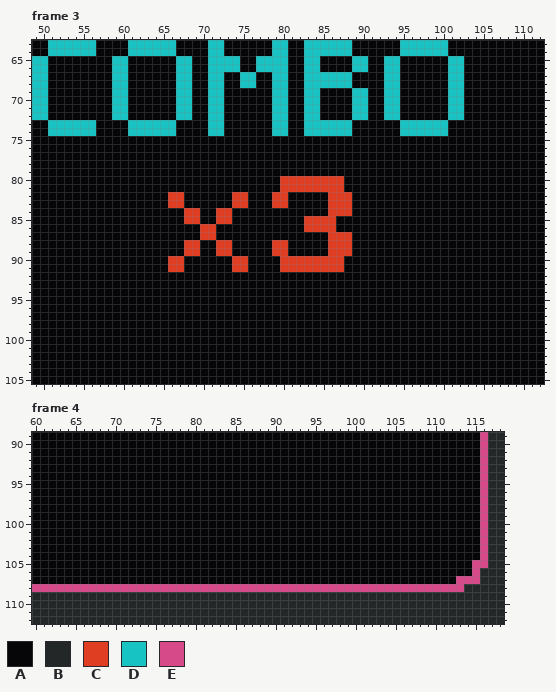
Two states of a pixel-art file, aseprite/machine_neon_verison.aseprite. Above: the version before the commit.
160x320 pixels, 19 frames. Colours within 5 levels of each other are drawn and written as one. Shown: frame 3: x 49..112, y 63..105; frame 4: x 60..118, y 89..112. The commit also changed other frames or places, which this record leaves out.
Visible layers, top first: "win animation", "combo overlay", "swap", "cheat", "backchip", "rollback", "lock", "multiplier", "symbols", "reel", "MACHINE".
Palette (. is transparent): A #060608  B #242727  C #df3e23  D #18c4c3  E #d64a89
Pixels before, frame 3 (only the part around the change), first column x 49:
 63 AADDDDDDAAAADDDDDDAAAADDAAAAAADDAADDDDDDAAAAAADDDDDDAAAAAAAAAAAA
 64 AADDDDDDAAAADDDDDDAAAADDAAAAAADDAADDDDDDAAAAAADDDDDDAAAAAAAAAAAA
 65 DDAAAAAAAADDAAAAAADDAADDDDAADDDDAADDAAAADDAADDAAAAAADDAAAAAAAAAA
 66 DDAAAAAAAADDAAAAAADDAADDDDAADDDDAADDAAAADDAADDAAAAAADDAAAAAAAAAA
 67 DDAAAAAAAADDAAAAAADDAADDAADDAADDAADDDDDDAAAADDAAAAAADDAAAAAAAAAA
 68 DDAAAAAAAADDAAAAAADDAADDAADDAADDAADDDDDDAAAADDAAAAAADDAAAAAAAAAA
 69 DDAAAAAAAADDAAAAAADDAADDAAAAAADDAADDAAAADDAADDAAAAAADDAAAAAAAAAA
 70 DDAAAAAAAADDAAAAAADDAADDAAAAAADDAADDAAAADDAADDAAAAAADDAAAAAAAAAA
 71 DDAAAAAAAADDAAAAAADDAADDAAAAAADDAADDAAAADDAADDAAAAAADDAAAAAAAAAA
 72 DDAAAAAAAADDAAAAAADDAADDAAAAAADDAADDAAAADDAADDAAAAAADDAAAAAAAAAA
 73 AADDDDDDAAAADDDDDDAAAADDAAAAAADDAADDDDDDAAAAAADDDDDDAAAAAAAAAAAA
 74 AADDDDDDAAAADDDDDDAAAADDAAAAAADDAADDDDDDAAAAAADDDDDDAAAAAAAAAAAA
 75 AAAAAAAAAAAAAAAAAAAAAAAAAAAAAAAAAAAAAAAAAAAAAAAAAAAAAAAAAAAAAAAA
 76 AAAAAAAAAAAAAAAAAAAAAAAAAAAAAAAAAAAAAAAAAAAAAAAAAAAAAAAAAAAAAAAA
 77 AAAAAAAAAAAAAAAAAAAAAAAAAAAAAAAAAAAAAAAAAAAAAAAAAAAAAAAAAAAAAAAA
 78 AAAAAAAAAAAAAAAAAAAAAAAAAAAAAAAAAAAAAAAAAAAAAAAAAAAAAAAAAAAAAAAA
 79 AAAAAAAAAAAAAAAAAAAAAAAAAAAAAAAAAAAAAAAAAAAAAAAAAAAAAAAAAAAAAAAA
 80 AAAAAAAAAAAAAAAAAAAAAAAAAAAAAAACCCCCCCCAAAAAAAAAAAAAAAAAAAAAAAAA
 81 AAAAAAAAAAAAAAAAAAAAAAAAAAAAAAACCCCCCCCAAAAAAAAAAAAAAAAAAAAAAAAA
 82 AAAAAAAAAAAAAAAAACCAAAAAACCAAACCAAAAACCCAAAAAAAAAAAAAAAAAAAAAAAA
 83 AAAAAAAAAAAAAAAAACCAAAAAACCAAACCAAAAACCCAAAAAAAAAAAAAAAAAAAAAAAA
 84 AAAAAAAAAAAAAAAAAAACCAACCAAAAAAAAAAAACCCAAAAAAAAAAAAAAAAAAAAAAAA
 85 AAAAAAAAAAAAAAAAAAACCAACCAAAAAAAAACCCCAAAAAAAAAAAAAAAAAAAAAAAAAA
 86 AAAAAAAAAAAAAAAAAAAAACCAAAAAAAAAAACCCCAAAAAAAAAAAAAAAAAAAAAAAAAA
 87 AAAAAAAAAAAAAAAAAAAAACCAAAAAAAAAAAAAACCCAAAAAAAAAAAAAAAAAAAAAAAA
 88 AAAAAAAAAAAAAAAAAAACCAACCAAAAACCAAAAACCCAAAAAAAAAAAAAAAAAAAAAAAA
 89 AAAAAAAAAAAAAAAAAAACCAACCAAAAACCAAAAACCCAAAAAAAAAAAAAAAAAAAAAAAA
 90 AAAAAAAAAAAAAAAAACCAAAAAACCAAAACCCCCCCCAAAAAAAAAAAAAAAAAAAAAAAAA
 91 AAAAAAAAAAAAAAAAACCAAAAAACCAAAACCCCCCCCAAAAAAAAAAAAAAAAAAAAAAAAA
 92 AAAAAAAAAAAAAAAAAAAAAAAAAAAAAAAAAAAAAAAAAAAAAAAAAAAAAAAAAAAAAAAA
 93 AAAAAAAAAAAAAAAAAAAAAAAAAAAAAAAAAAAAAAAAAAAAAAAAAAAAAAAAAAAAAAAA
 94 AAAAAAAAAAAAAAAAAAAAAAAAAAAAAAAAAAAAAAAAAAAAAAAAAAAAAAAAAAAAAAAA
 95 AAAAAAAAAAAAAAAAAAAAAAAAAAAAAAAAAAAAAAAAAAAAAAAAAAAAAAAAAAAAAAAA
 96 AAAAAAAAAAAAAAAAAAAAAAAAAAAAAAAAAAAAAAAAAAAAAAAAAAAAAAAAAAAAAAAA
 97 AAAAAAAAAAAAAAAAAAAAAAAAAAAAAAAAAAAAAAAAAAAAAAAAAAAAAAAAAAAAAAAA
 98 AAAAAAAAAAAAAAAAAAAAAAAAAAAAAAAAAAAAAAAAAAAAAAAAAAAAAAAAAAAAAAAA
 99 AAAAAAAAAAAAAAAAAAAAAAAAAAAAAAAAAAAAAAAAAAAAAAAAAAAAAAAAAAAAAAAA
100 AAAAAAAAAAAAAAAAAAAAAAAAAAAAAAAAAAAAAAAAAAAAAAAAAAAAAAAAAAAAAAAA
101 AAAAAAAAAAAAAAAAAAAAAAAAAAAAAAAAAAAAAAAAAAAAAAAAAAAAAAAAAAAAAAAA
102 AAAAAAAAAAAAAAAAAAAAAAAAAAAAAAAAAAAAAAAAAAAAAAAAAAAAAAAAAAAAAAAA
103 AAAAAAAAAAAAAAAAAAAAAAAAAAAAAAAAAAAAAAAAAAAAAAAAAAAAAAAAAAAAAAAA
104 AAAAAAAAAAAAAAAAAAAAAAAAAAAAAAAAAAAAAAAAAAAAAAAAAAAAAAAAAAAAAAAA
105 AAAAAAAAAAAAAAAAAAAAAAAAAAAAAAAAAAAAAAAAAAAAAAAAAAAAAAAAAAAAAAAA
Pixels before, frame 4, first column x 60:
 89 AAAAAAAAAAAAAAAAAAAAAAAAAAAAAAAAAAAAAAAAAAAAAAAAAAAAAAAAEBB
 90 AAAAAAAAAAAAAAAAAAAAAAAAAAAAAAAAAAAAAAAAAAAAAAAAAAAAAAAAEBB
 91 AAAAAAAAAAAAAAAAAAAAAAAAAAAAAAAAAAAAAAAAAAAAAAAAAAAAAAAAEBB
 92 AAAAAAAAAAAAAAAAAAAAAAAAAAAAAAAAAAAAAAAAAAAAAAAAAAAAAAAAEBB
 93 AAAAAAAAAAAAAAAAAAAAAAAAAAAAAAAAAAAAAAAAAAAAAAAAAAAAAAAAEBB
 94 AAAAAAAAAAAAAAAAAAAAAAAAAAAAAAAAAAAAAAAAAAAAAAAAAAAAAAAAEBB
 95 AAAAAAAAAAAAAAAAAAAAAAAAAAAAAAAAAAAAAAAAAAAAAAAAAAAAAAAAEBB
 96 AAAAAAAAAAAAAAAAAAAAAAAAAAAAAAAAAAAAAAAAAAAAAAAAAAAAAAAAEBB
 97 AAAAAAAAAAAAAAAAAAAAAAAAAAAAAAAAAAAAAAAAAAAAAAAAAAAAAAAAEBB
 98 AAAAAAAAAAAAAAAAAAAAAAAAAAAAAAAAAAAAAAAAAAAAAAAAAAAAAAAAEBB
 99 AAAAAAAAAAAAAAAAAAAAAAAAAAAAAAAAAAAAAAAAAAAAAAAAAAAAAAAAEBB
100 AAAAAAAAAAAAAAAAAAAAAAAAAAAAAAAAAAAAAAAAAAAAAAAAAAAAAAAAEBB
101 AAAAAAAAAAAAAAAAAAAAAAAAAAAAAAAAAAAAAAAAAAAAAAAAAAAAAAAAEBB
102 AAAAAAAAAAAAAAAAAAAAAAAAAAAAAAAAAAAAAAAAAAAAAAAAAAAAAAAAEBB
103 AAAAAAAAAAAAAAAAAAAAAAAAAAAAAAAAAAAAAAAAAAAAAAAAAAAAAAAAEBB
104 AAAAAAAAAAAAAAAAAAAAAAAAAAAAAAAAAAAAAAAAAAAAAAAAAAAAAAAAEBB
105 AAAAAAAAAAAAAAAAAAAAAAAAAAAAAAAAAAAAAAAAAAAAAAAAAAAAAAAEEBB
106 AAAAAAAAAAAAAAAAAAAAAAAAAAAAAAAAAAAAAAAAAAAAAAAAAAAAAAAEBBB
107 AAAAAAAAAAAAAAAAAAAAAAAAAAAAAAAAAAAAAAAAAAAAAAAAAAAAAEEEBBB
108 EEEEEEEEEEEEEEEEEEEEEEEEEEEEEEEEEEEEEEEEEEEEEEEEEEEEEEBBBBB
109 BBBBBBBBBBBBBBBBBBBBBBBBBBBBBBBBBBBBBBBBBBBBBBBBBBBBBBBBBBB
110 BBBBBBBBBBBBBBBBBBBBBBBBBBBBBBBBBBBBBBBBBBBBBBBBBBBBBBBBBBB
111 BBBBBBBBBBBBBBBBBBBBBBBBBBBBBBBBBBBBBBBBBBBBBBBBBBBBBBBBBBB
112 BBBBBBBBBBBBBBBBBBBBBBBBBBBBBBBBBBBBBBBBBBBBBBBBBBBBBBBBBBB
The result:
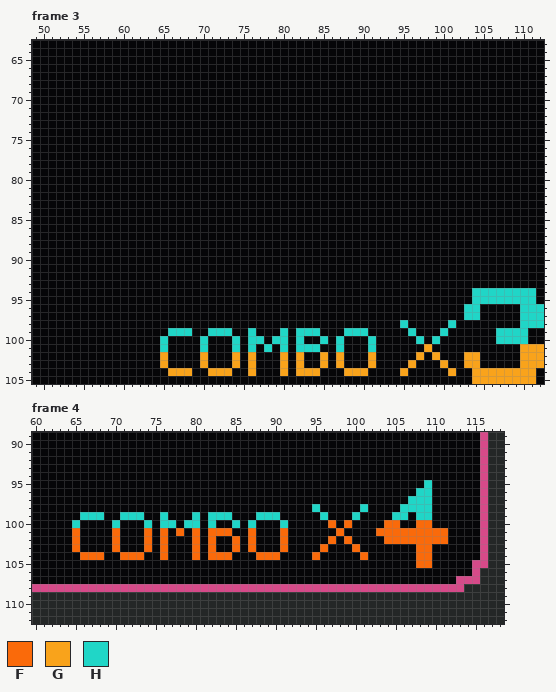
Colours new in this view: F #fa6a0a  G #f9a31b  H #20d6c7
The exact change:
Frame 3, layer "combo overlay":
y 63..64: x 51..56 DDDDDD -> AAAAAA; x 61..66 DDDDDD -> AAAAAA; x 71..72 DD -> AA; x 79..80 DD -> AA; x 83..88 DDDDDD -> AAAAAA; x 95..100 DDDDDD -> AAAAAA
y 65..66: x 49..50 DD -> AA; x 59..60 DD -> AA; x 67..68 DD -> AA; x 71..74 DDDD -> AAAA; x 77..80 DDDD -> AAAA; x 83..84 DD -> AA; x 89..90 DD -> AA; x 93..94 DD -> AA; x 101..102 DD -> AA
y 67..68: x 49..50 DD -> AA; x 59..60 DD -> AA; x 67..68 DD -> AA; x 71..72 DD -> AA; x 75..76 DD -> AA; x 79..80 DD -> AA; x 83..88 DDDDDD -> AAAAAA; x 93..94 DD -> AA; x 101..102 DD -> AA
y 69..72: x 49..50 DD -> AA; x 59..60 DD -> AA; x 67..68 DD -> AA; x 71..72 DD -> AA; x 79..80 DD -> AA; x 83..84 DD -> AA; x 89..90 DD -> AA; x 93..94 DD -> AA; x 101..102 DD -> AA
y 73..74: x 51..56 DDDDDD -> AAAAAA; x 61..66 DDDDDD -> AAAAAA; x 71..72 DD -> AA; x 79..80 DD -> AA; x 83..88 DDDDDD -> AAAAAA; x 95..100 DDDDDD -> AAAAAA
y 80..81: x 80..87 CCCCCCCC -> AAAAAAAA
y 82..83: x 66..67 CC -> AA; x 74..75 CC -> AA; x 79..80 CC -> AA; x 86..88 CCC -> AAA
y 84: x 68..69 CC -> AA; x 72..73 CC -> AA; x 86..88 CCC -> AAA
y 85: x 68..69 CC -> AA; x 72..73 CC -> AA; x 83..86 CCCC -> AAAA
y 86: x 70..71 CC -> AA; x 83..86 CCCC -> AAAA
y 87: x 70..71 CC -> AA; x 86..88 CCC -> AAA
y 88..89: x 68..69 CC -> AA; x 72..73 CC -> AA; x 79..80 CC -> AA; x 86..88 CCC -> AAA
y 90..91: x 66..67 CC -> AA; x 74..75 CC -> AA; x 80..87 CCCCCCCC -> AAAAAAAA
y 94..95: x 104..111 AAAAAAAA -> HHHHHHHH
y 96..97: x 103..104 AA -> HH; x 110..112 AAA -> HHH
y 98: x 95 A -> H; x 101 A -> H; x 110..112 AAA -> HHH
y 99: x 66..68 AAA -> HHH; x 71..73 AAA -> HHH; x 76 A -> H; x 80 A -> H; x 82..84 AAA -> HHH; x 88..90 AAA -> HHH; x 96 A -> H; x 100 A -> H; x 107..110 AAAA -> HHHH
y 100: x 65 A -> H; x 70 A -> H; x 74 A -> H; x 76..77 AA -> HH; x 79..80 AA -> HH; x 82 A -> H; x 85 A -> H; x 87 A -> H; x 91 A -> H; x 97 A -> H; x 99 A -> H; x 107..110 AAAA -> HHHH
y 101: x 65 A -> H; x 70 A -> H; x 74 A -> H; x 76 A -> H; x 78 A -> H; x 80 A -> H; x 82..84 AAA -> HHH; x 87 A -> H; x 91 A -> H; x 98 A -> G; x 110..112 AAA -> GGG
y 102: x 65 A -> G; x 70 A -> G; x 74 A -> G; x 76 A -> G; x 80 A -> G; x 82 A -> G; x 85 A -> G; x 87 A -> G; x 91 A -> G; x 97 A -> G; x 99 A -> G; x 103..104 AA -> GG; x 110..112 AAA -> GGG
y 103: x 65 A -> G; x 70 A -> G; x 74 A -> G; x 76 A -> G; x 80 A -> G; x 82 A -> G; x 85 A -> G; x 87 A -> G; x 91 A -> G; x 96 A -> G; x 100 A -> G; x 103..104 AA -> GG; x 110..112 AAA -> GGG
y 104: x 66..68 AAA -> GGG; x 71..73 AAA -> GGG; x 76 A -> G; x 80 A -> G; x 82..84 AAA -> GGG; x 88..90 AAA -> GGG; x 95 A -> G; x 101 A -> G; x 104..111 AAAAAAAA -> GGGGGGGG
y 105: x 104..111 AAAAAAAA -> GGGGGGGG
Frame 4, layer "combo overlay":
y 95: x 109 A -> H
y 96: x 108..109 AA -> HH
y 97: x 107..109 AAA -> HHH
y 98: x 95 A -> H; x 101 A -> H; x 106..109 AAAA -> HHHH
y 99: x 66..68 AAA -> HHH; x 71..73 AAA -> HHH; x 76 A -> H; x 80 A -> H; x 82..84 AAA -> HHH; x 88..90 AAA -> HHH; x 96 A -> H; x 100 A -> H; x 105..106 AA -> HH; x 108..109 AA -> HH
y 100: x 65 A -> H; x 70 A -> H; x 74 A -> H; x 76..77 AA -> HH; x 79..80 AA -> HH; x 82 A -> H; x 85 A -> H; x 87 A -> H; x 91 A -> H; x 97 A -> F; x 99 A -> F; x 104..105 AA -> FF; x 108..109 AA -> FF
y 101: x 65 A -> F; x 70 A -> F; x 74 A -> F; x 76 A -> F; x 78 A -> F; x 80 A -> F; x 82..84 AAA -> FFF; x 87 A -> F; x 91 A -> F; x 98 A -> F; x 103..111 AAAAAAAAA -> FFFFFFFFF
y 102: x 65 A -> F; x 70 A -> F; x 74 A -> F; x 76 A -> F; x 80 A -> F; x 82 A -> F; x 85 A -> F; x 87 A -> F; x 91 A -> F; x 97 A -> F; x 99 A -> F; x 104..111 AAAAAAAA -> FFFFFFFF
y 103: x 65 A -> F; x 70 A -> F; x 74 A -> F; x 76 A -> F; x 80 A -> F; x 82 A -> F; x 85 A -> F; x 87 A -> F; x 91 A -> F; x 96 A -> F; x 100 A -> F; x 108..109 AA -> FF
y 104: x 66..68 AAA -> FFF; x 71..73 AAA -> FFF; x 76 A -> F; x 80 A -> F; x 82..84 AAA -> FFF; x 88..90 AAA -> FFF; x 95 A -> F; x 101 A -> F; x 108..109 AA -> FF
y 105: x 108..109 AA -> FF
